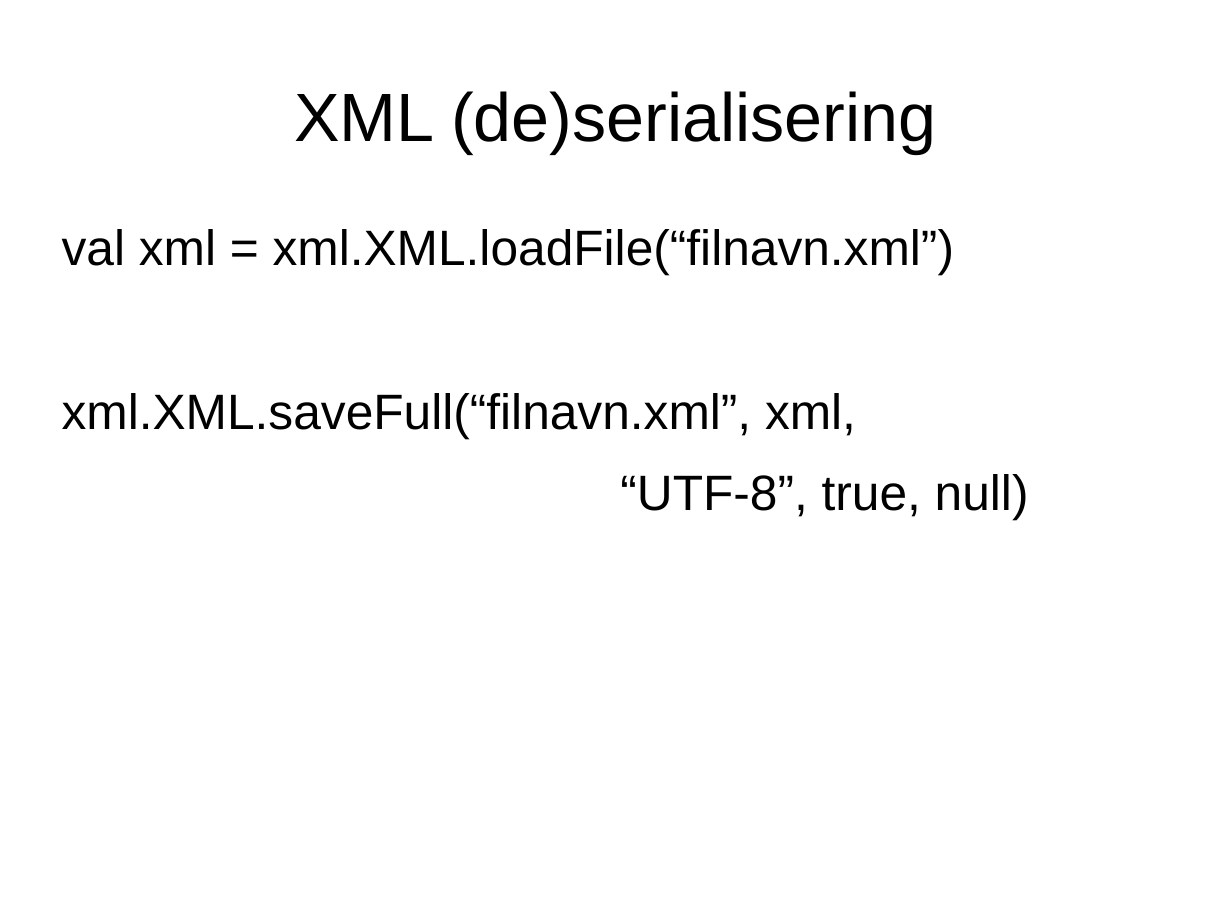
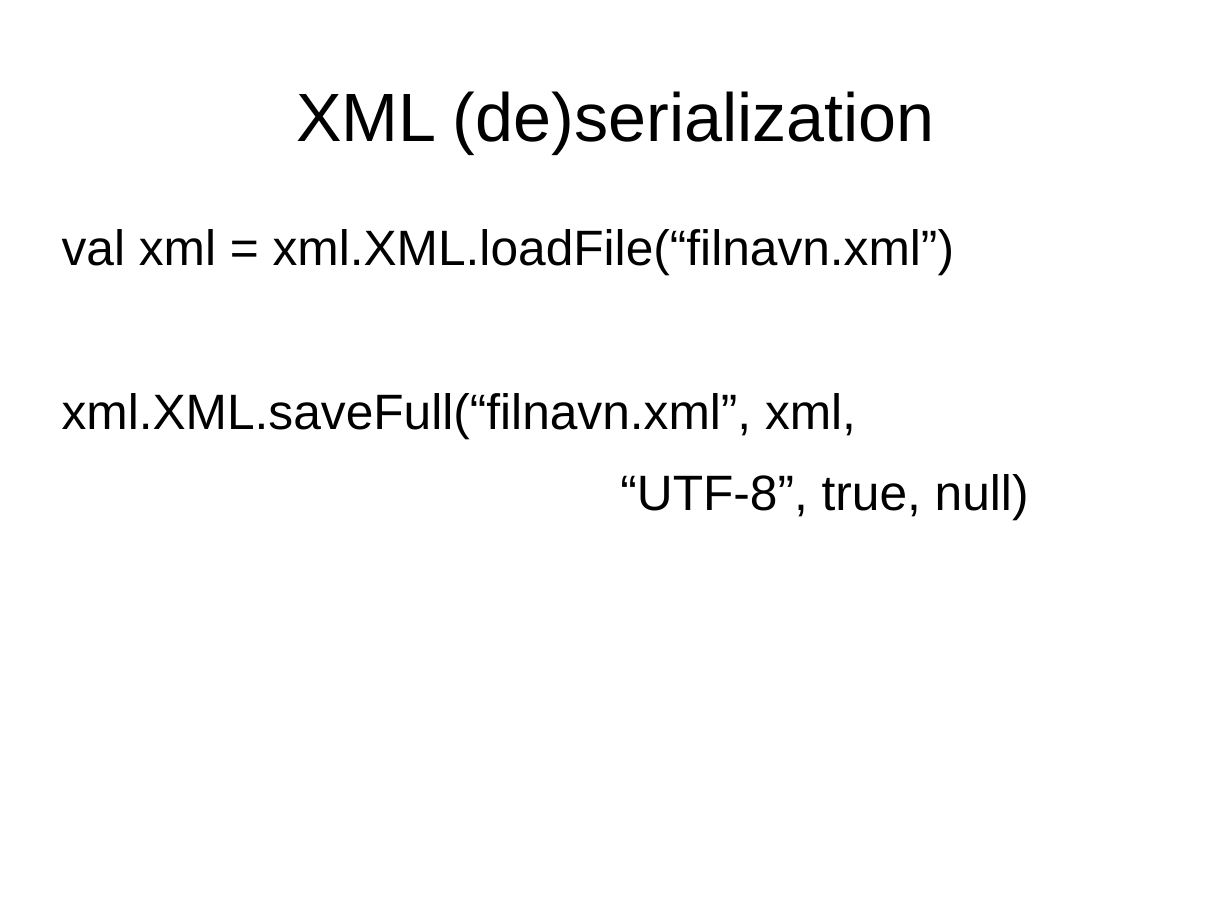
Before and after one commit to javaBin/scala-training-slides, a slide deck: slide 5 of 2.4 - XML.odp. Drawn at 1232x924 pixels with LibreOffice and Linux fonts; fonts in the diff are those of the drawing; background and template pictures are left out. Boxes give left, top, right and bottom in pixels: in the first picture for what was removed or moved away, otherwise in the second. Text is boxed around its words. In the diff, an @@ line names an element or a change of style, - is before the commit and + after.

```diff
--- a/2.4 - XML.odp
+++ b/2.4 - XML.odp
@@ title at bbox=[296, 91, 935, 153]: text changed @@
-XML (de)serialisering
+XML (de)serialization
```
Also in this commit, not shown: 2 other slides changed.
